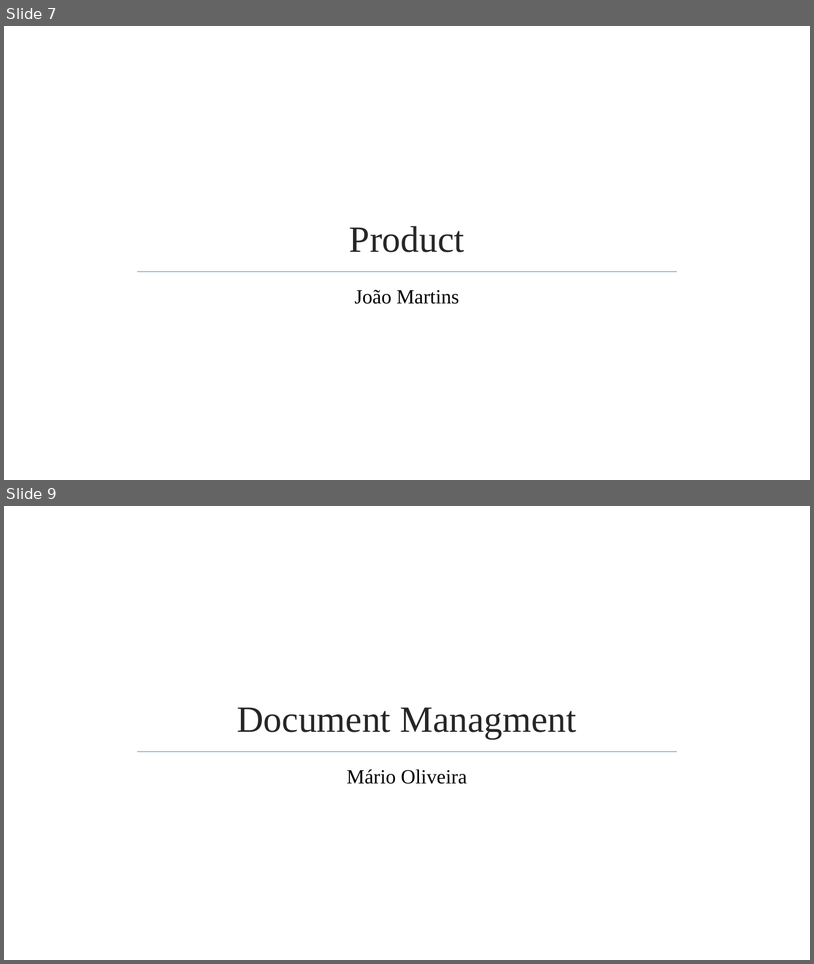
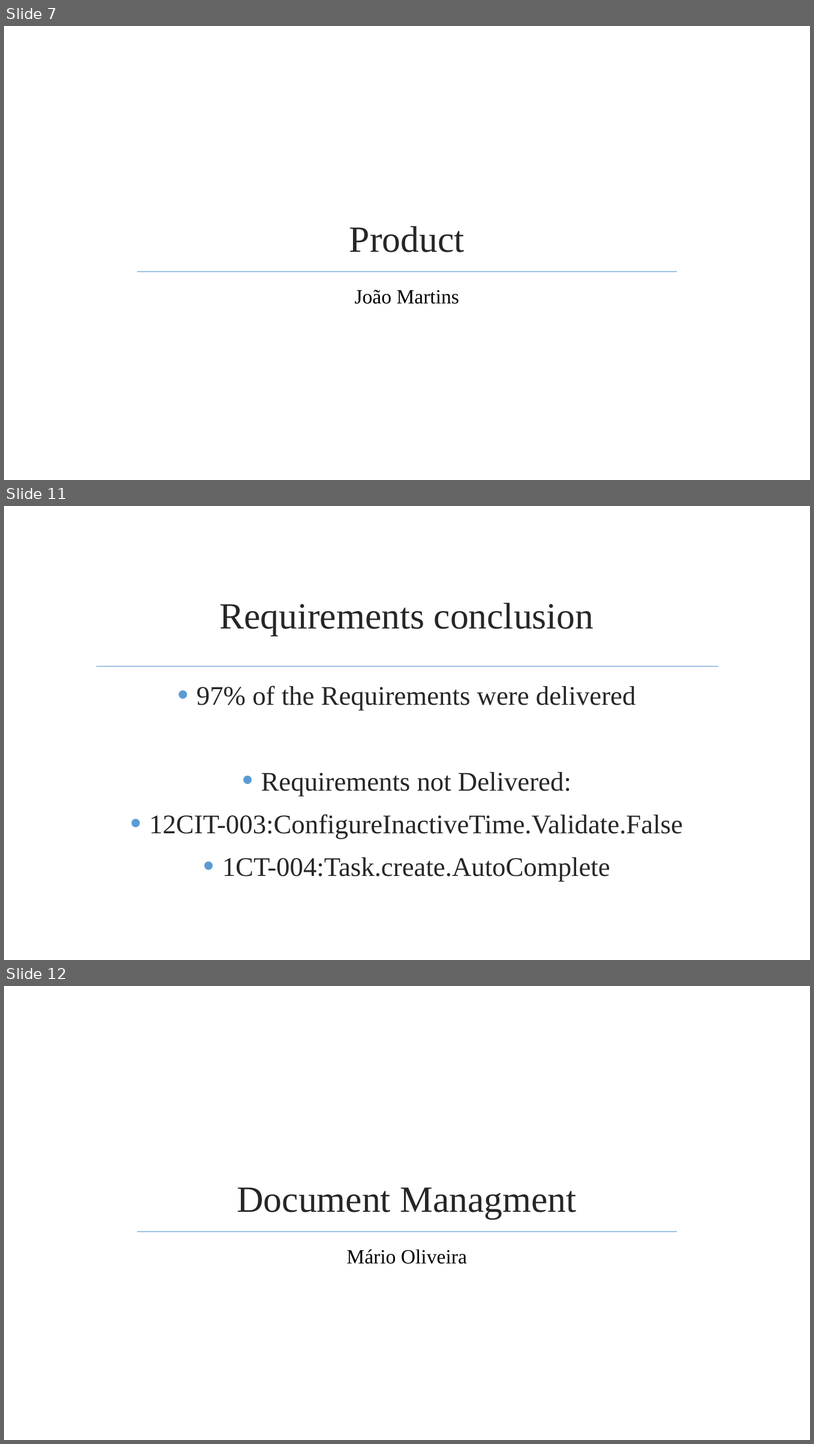
Before and after one commit to jmgirao/projetosoftware1213, a slide deck: Final Presentation/Presentation.pptx. Shown one above the other, each under a label of ours: slides 7 and 9 before the commit, slides 7, 11 and 12 after it; the slides between them are not shown. The pictures are 814x964 and 814x1444 pixels, drawn with LibreOffice and Linux fonts; fonts in the diff are those of the drawing; background and template pictures are left out. Boxes give left, top, right and bottom in pixels: in the first picture for what was removed or moved away, otherwise in the second. Text is boxed around its words. In the diff, an @@ line names an element or a change of style, - is before the commit and + after.

```diff
--- a/Final Presentation/Presentation.pptx
+++ b/Final Presentation/Presentation.pptx
@@ slide 11 added at bbox=[4, 506, 810, 960], background picture (left out) @@
@@ title added at bbox=[219, 603, 594, 636], 44 pt, text #262626 @@
+Requirements conclusion
@@ line added from (96, 666) to (719, 666), #9DC3E6 1.25 pt @@
@@ text added at bbox=[149, 685, 683, 881], 32 pt, text #262626 @@
+• 97% of the Requirements were delivered
+• Requirements not Delivered:
+• 12CIT-003:ConfigureInactiveTime.Validate.False
+• 1CT-004:Task.create.AutoComplete
@@ what was slide 9 is now slide 12 @@
```
Also in this commit, not shown: 2 other slides added.
